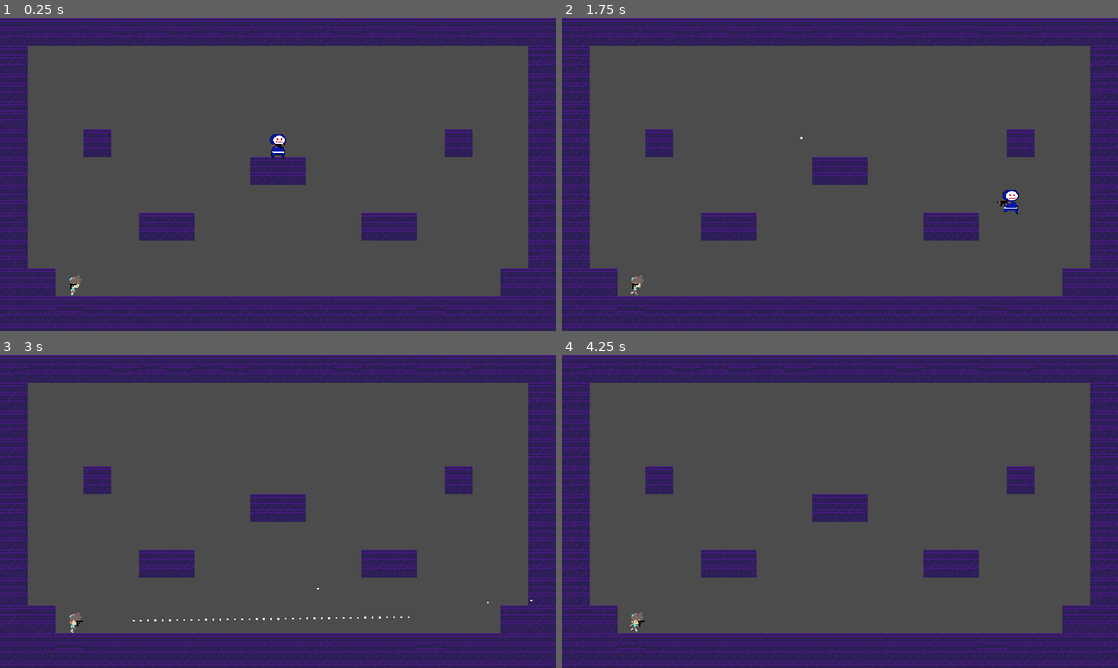
Above: before the commit, frames 1-4 (two rows, left to right).
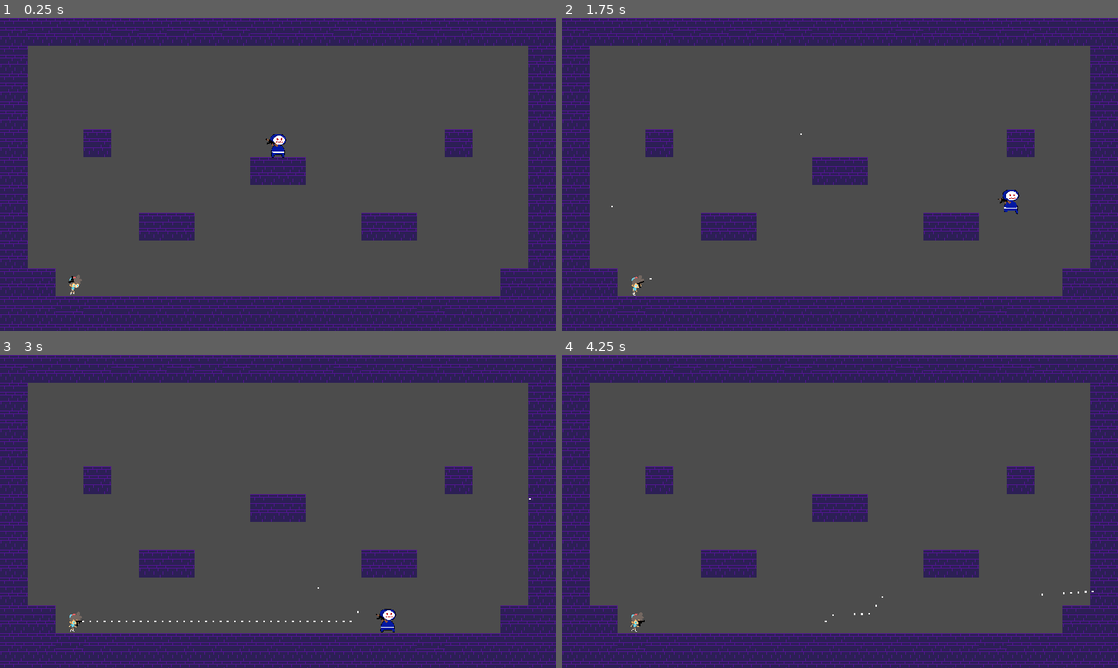
Above: after the commit, the same moments.

Repository: bendikjohansen/willow-whisper
Game: Godot game, scene res://Scenes/DemonSoulBrickLands.tscn
The game is run twice, just before and just after one commit, with the same random seed, the same clock (stepped at 60 frames per second) and the same inputs.
Inputs (mouse positions are in pixels of both pictures, inside the frame that each line leads up to):
- Up to frame 1 (0.25 s): no input
- Up to frame 2 (1.75 s): tap Enter at 0.5 s; move the mouse to (962, 158) at 0.52 s; hold D (move_right) from 0.53 s (still down); click (962, 158) at 0.6 s; tap W (jump) at 0.77, 1.52 s; move the mouse to (728, 190) at 1.27 s; click (728, 190) at 1.35 s
- Up to frame 3 (3 s): move the mouse to (333, 442) at 2.02 s; release D (move_right) at 2.03 s; hold A (move_left) 2.03-2.78 s; click (333, 442) at 2.1 s; move the mouse to (250, 574) at 2.77 s; hold D (move_right) from 2.78 s (still down); click (250, 574) at 2.85 s
- Up to frame 4 (4.25 s): keep holding D (move_right); tap W (jump) at 3.02, 3.77 s; move the mouse to (1006, 558) at 3.52 s; click (1006, 558) at 3.6 s

The runs differ from the first frame. In frame 1, less than 0.1% of the frame differs, in the area x 12-52%, y 38-89%; in frame 2, less than 0.1%; in frame 3, 0.3%, in the area x 12-96%, y 45-89%; in frame 4, less than 0.1%.

Commit message:
Fix player sprite not turning midair and fix aiming was off when jumping

Diff:
--- a/Common/Characters/Mobs/AimingMob.gd
+++ b/Common/Characters/Mobs/AimingMob.gd
@@ -3,5 +3,5 @@
 onready var weapon = $Weapon
 
 func _on_Vision_target_found(collision_point: Vector2):
-	weapon.aim_at = collision_point - global_position
+	weapon.global_aim_position = collision_point
 	weapon.shoot()
--- a/Common/Characters/Mobs/Evil Kid.tscn
+++ b/Common/Characters/Mobs/Evil Kid.tscn
@@ -82,14 +82,14 @@
 
 [node name="CollisionShape2D" parent="." index="1"]
 position = Vector2( 0, 4 )
-shape = SubResource( 17 )
+shape = SubResource( 1 )
 
 [node name="AnimatedSprite" parent="." index="2"]
 position = Vector2( 16, 0 )
 scale = Vector2( 0.1, 0.1 )
-frames = SubResource( 16 )
+frames = SubResource( 17 )
 animation = "Run"
-frame = 4
+frame = 6
 playing = true
 
 [node name="Weapon" parent="." index="3" instance=ExtResource( 4 )]
--- a/Common/Characters/Mobs/Vision.gd
+++ b/Common/Characters/Mobs/Vision.gd
@@ -31,7 +31,7 @@
 
 func seek():
 	if rotation < 0:
-		tween.interpolate_property(self, 'rotation',  -PI / 8, 0, 1)
+		tween.interpolate_property(self, 'rotation',  -PI / 8, 0, 0.2)
 	else:
-		tween.interpolate_property(self, 'rotation', 0, -PI / 8, 1)
+		tween.interpolate_property(self, 'rotation', 0, -PI / 8, 0.2)
 	tween.start()
--- a/Common/Characters/Player.gd
+++ b/Common/Characters/Player.gd
@@ -26,9 +26,7 @@
 
 func _input(event):
 	if event is InputEventMouseMotion:
-		var	previous_aim_position = event.global_position
-		var center_position = weapon.global_position - weapon.position
-		weapon.aim_at = previous_aim_position - center_position
+		weapon.global_aim_position = event.global_position
 
 func _physics_process(delta):
 	var horizontal_movement = Input.get_action_strength("move_right") - Input.get_action_strength("move_left")
@@ -38,13 +36,14 @@
 	if is_on_floor():
 		if horizontal_movement != 0:
 			animation.play("Run")
-			animation.flip_h = horizontal_movement < 0
 		else:
 			animation.play("Idle")
 	elif velocity.y < 0:
 		animation.play("Jump")
 	elif velocity.y > 0:
 		animation.play("Fall")
+	if horizontal_movement != 0:
+		animation.flip_h = horizontal_movement < 0
 
 	if is_on_floor() and Input.is_action_just_pressed("jump"):
 		velocity.y += JUMP_FORCE
--- a/Common/Characters/Player.tscn
+++ b/Common/Characters/Player.tscn
@@ -4,86 +4,86 @@
 [ext_resource path="res://Sprites/Player.png" type="Texture" id=2]
 [ext_resource path="res://Common/Characters/Player.gd" type="Script" id=3]
 
-[sub_resource type="RectangleShape2D" id=11]
+[sub_resource type="RectangleShape2D" id=1]
 extents = Vector2( 16.4426, 24 )
 
-[sub_resource type="AtlasTexture" id=20]
+[sub_resource type="AtlasTexture" id=2]
 atlas = ExtResource( 2 )
 region = Rect2( 832, 0, 64, 64 )
 
-[sub_resource type="AtlasTexture" id=21]
+[sub_resource type="AtlasTexture" id=3]
 atlas = ExtResource( 2 )
 region = Rect2( 512, 0, 64, 64 )
 
-[sub_resource type="AtlasTexture" id=22]
+[sub_resource type="AtlasTexture" id=4]
 atlas = ExtResource( 2 )
 region = Rect2( 576, 0, 64, 64 )
 
-[sub_resource type="AtlasTexture" id=23]
+[sub_resource type="AtlasTexture" id=5]
 atlas = ExtResource( 2 )
 region = Rect2( 640, 0, 64, 64 )
 
-[sub_resource type="AtlasTexture" id=24]
+[sub_resource type="AtlasTexture" id=6]
 atlas = ExtResource( 2 )
 region = Rect2( 704, 0, 64, 64 )
 
-[sub_resource type="AtlasTexture" id=25]
+[sub_resource type="AtlasTexture" id=7]
+atlas = ExtResource( 2 )
+region = Rect2( 768, 0, 64, 64 )
+
+[sub_resource type="AtlasTexture" id=8]
 atlas = ExtResource( 2 )
 region = Rect2( 0, 0, 64, 64 )
 
-[sub_resource type="AtlasTexture" id=26]
+[sub_resource type="AtlasTexture" id=9]
 atlas = ExtResource( 2 )
 region = Rect2( 64, 0, 64, 64 )
 
-[sub_resource type="AtlasTexture" id=27]
+[sub_resource type="AtlasTexture" id=10]
 atlas = ExtResource( 2 )
 region = Rect2( 128, 0, 64, 64 )
 
-[sub_resource type="AtlasTexture" id=28]
+[sub_resource type="AtlasTexture" id=11]
 atlas = ExtResource( 2 )
 region = Rect2( 192, 0, 64, 64 )
 
-[sub_resource type="AtlasTexture" id=29]
+[sub_resource type="AtlasTexture" id=12]
 atlas = ExtResource( 2 )
 region = Rect2( 256, 0, 64, 64 )
 
-[sub_resource type="AtlasTexture" id=30]
+[sub_resource type="AtlasTexture" id=13]
 atlas = ExtResource( 2 )
 region = Rect2( 320, 0, 64, 64 )
 
-[sub_resource type="AtlasTexture" id=31]
+[sub_resource type="AtlasTexture" id=14]
 atlas = ExtResource( 2 )
 region = Rect2( 384, 0, 64, 64 )
 
-[sub_resource type="AtlasTexture" id=32]
+[sub_resource type="AtlasTexture" id=15]
 atlas = ExtResource( 2 )
 region = Rect2( 448, 0, 64, 64 )
 
-[sub_resource type="AtlasTexture" id=33]
-atlas = ExtResource( 2 )
-region = Rect2( 768, 0, 64, 64 )
-
-[sub_resource type="SpriteFrames" id=10]
+[sub_resource type="SpriteFrames" id=16]
 animations = [ {
-"frames": [ SubResource( 20 ) ],
+"frames": [ SubResource( 2 ) ],
 "loop": true,
 "name": "Fall",
 "speed": 5.0
 }, {
-"frames": [ SubResource( 21 ), SubResource( 22 ), SubResource( 23 ), SubResource( 24 ) ],
+"frames": [ SubResource( 3 ), SubResource( 4 ), SubResource( 5 ), SubResource( 6 ) ],
 "loop": true,
 "name": "Idle",
 "speed": 5.0
 }, {
-"frames": [ SubResource( 25 ), SubResource( 26 ), SubResource( 27 ), SubResource( 28 ), SubResource( 29 ), SubResource( 30 ), SubResource( 31 ), SubResource( 32 ) ],
+"frames": [ SubResource( 7 ) ],
+"loop": true,
+"name": "Jump",
+"speed": 5.0
+}, {
+"frames": [ SubResource( 8 ), SubResource( 9 ), SubResource( 10 ), SubResource( 11 ), SubResource( 12 ), SubResource( 13 ), SubResource( 14 ), SubResource( 15 ) ],
 "loop": true,
 "name": "Run",
 "speed": 10.0
-}, {
-"frames": [ SubResource( 33 ) ],
-"loop": true,
-"name": "Jump",
-"speed": 5.0
 } ]
 
 [node name="Player" instance=ExtResource( 1 )]
@@ -91,8 +91,8 @@
 
 [node name="CollisionShape2D" parent="." index="1"]
 position = Vector2( 0, 4 )
-shape = SubResource( 11 )
+shape = SubResource( 1 )
 
 [node name="AnimatedSprite" parent="." index="2"]
-frames = SubResource( 10 )
+frames = SubResource( 16 )
 animation = "Idle"
--- a/Common/Weapons/Weapon.gd
+++ b/Common/Weapons/Weapon.gd
@@ -5,13 +5,15 @@
 
 onready var initial_position = position
 export(float) var radius = 15
-var aim_at = Vector2.ZERO
+var global_aim_position = Vector2.ZERO
 export(PackedScene) var Projectile = preload("res://Common/Weapons/Projectile.tscn")
 
 enum WeaponType { UNKNOWN, FULLY_AUTOMATIC, SINGLE_FIRE }
 var weapon_type = WeaponType.UNKNOWN
 
 func _process(delta):
+	var center_position = global_position - position
+	var aim_at = global_aim_position - center_position
 	var aim_angle = aim_at.angle()
 	var next_angle = lerp_angle(rotation, aim_angle, 0.3)
 
Not shown: 1 places in Common/Characters/Mobs/Evil Kid.tscn that only renumber resources
